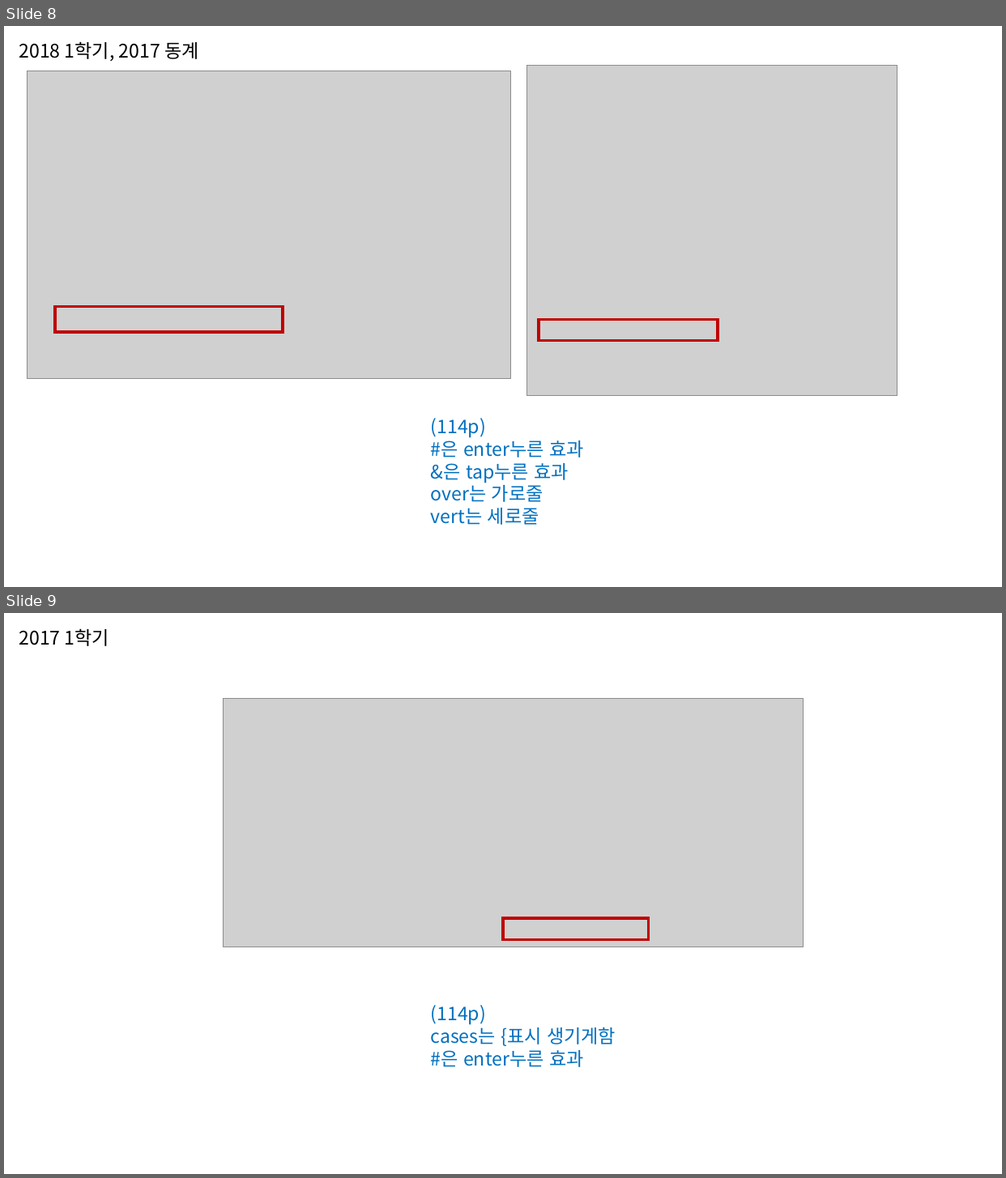
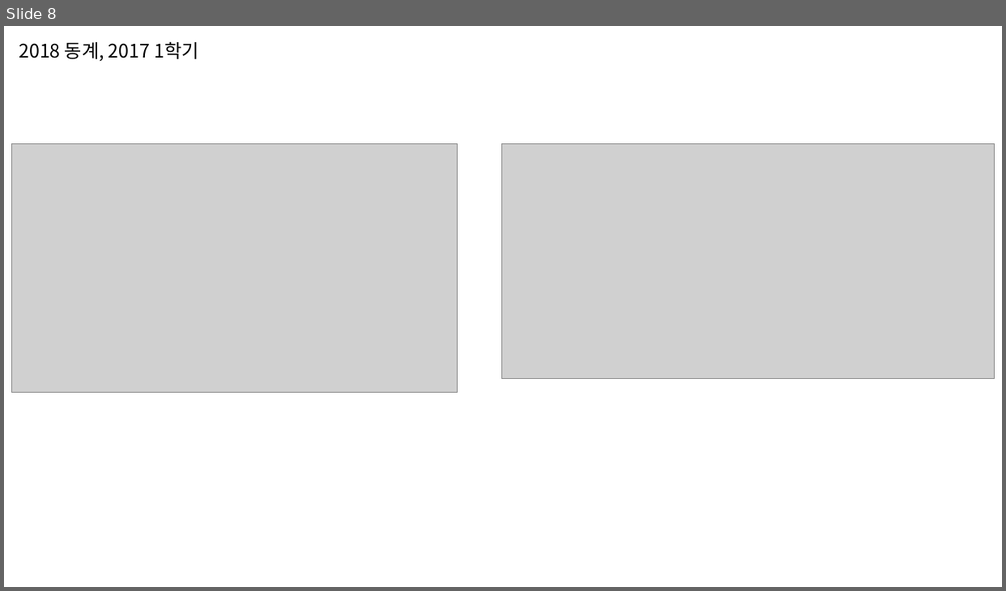
Before and after one commit to kukaro/Introduction-Data-Processing, a slide deck: sample-question/5장 – 문서 작성.pptx. Shown one above the other, each under a label of ours: slides 8 and 9 before the commit, slide 8 after it. The pictures are 1006x1178 and 1006x591 pixels, drawn with LibreOffice and Linux fonts; fonts in the diff are those of the drawing; grey boxes stand for pictures. Boxes give left, top, right and bottom in pixels: in the first picture for what was removed or moved away, otherwise in the second. Text is boxed around its words. In the diff, an @@ line names an element or a change of style, - is before the commit and + after.

```diff
--- a/sample-question/5장 – 문서 작성.pptx
+++ b/sample-question/5장 – 문서 작성.pptx
@@ slide 9 removed at (4, 613, 1002, 1174), background #FFFFFF @@
@@ text removed at (19, 628, 109, 646) @@
-2017 1학기
@@ picture removed at (224, 699, 803, 948) @@
@@ rectangle removed at (503, 918, 649, 939) @@
@@ text removed at (431, 1005, 616, 1067) @@
-(114p)
-cases는 {표시 생기게함
-#은 enter누른 효과
@@ slide 8 changed as well @@
@@ text at (19, 41, 198, 61): text changed @@
-2018 1학기, 2017 동계
+2018 동계, 2017 1학기
@@ picture: place and size @@
-picture at (27, 71, 511, 378)
+picture at (11, 143, 458, 392)
@@ picture: place and size @@
-picture at (527, 66, 898, 396)
+picture at (502, 143, 995, 378)
@@ rectangle removed at (55, 307, 283, 333) @@
@@ rectangle removed at (539, 319, 718, 340) @@
@@ text removed at (431, 418, 584, 525) @@
-(114p)
-#은 enter누른 효과
-&은 tap누른 효과
-over는 가로줄
-vert는 세로줄
```
Also in this commit, not shown: 4 other slides changed, 10 slides added, 3 other slides removed, 1 other file.
